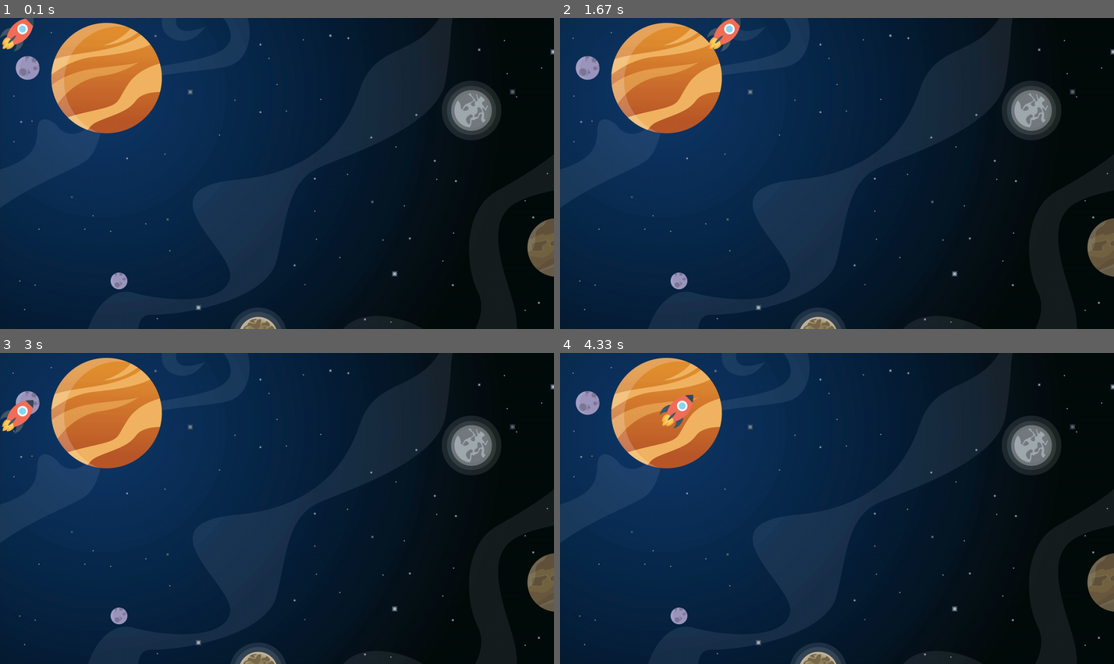
Above: before the commit, frames 1-4 (two rows, left to right).
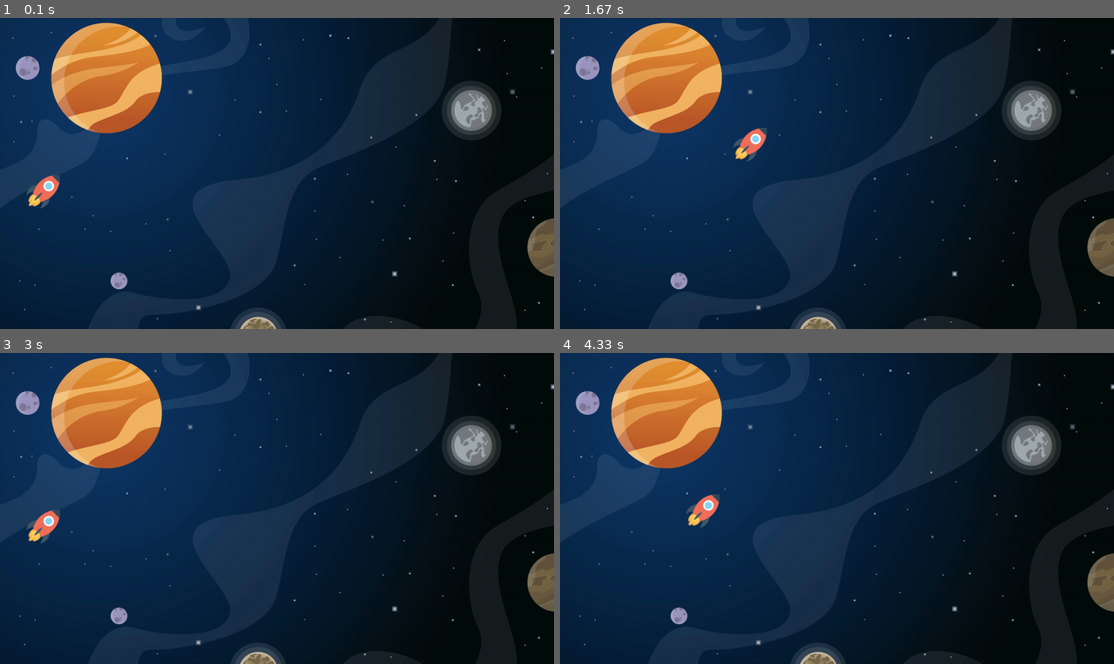
Above: after the commit, the same moments.

Repository: bastiendlf/GameOnline
Game: pygame game, started from setup_game.py
Same seed, same stepped clock (60 frames per second), same inputs: the game is played once before the commit and once after it.
Inputs:
- Up to frame 1 (0.1 s): no input
- Up to frame 2 (1.67 s): hold Right 0.33-0.8 s; hold Up 0.83-1.13 s; hold Right 1.17-1.63 s
- Up to frame 3 (3 s): hold Left 1.67-2.2 s; hold Down 2.23-2.53 s; hold Left 2.57-2.97 s
- Up to frame 4 (4.33 s): hold Up 3-3.37 s; hold Right 3.4-4.03 s; hold Down from 4.07 s (still down)

The runs differ from the first frame. In frame 1, 0.8% of the frame differs, in the area x 0-11%, y 0-62%; in frame 2, 0.8%; in frame 3, 0.8%, in the area x 0-11%, y 15-62%; in frame 4, 0.8%.

Commit message:
start implement server side game online

Diff:
--- a/NetworkClient.py
+++ b/NetworkClient.py
@@ -1,28 +1,28 @@
 import pickle
 import socket
-from network_constants import HEADER, PORT, FORMAT, SERVER, ADDRESS_SERVER, make_header, DISCONNECT_MESSAGE
+from network_constants import HEADER, PORT, FORMAT, SERVER_IP, ADDRESS_SERVER, make_header, DISCONNECT_MESSAGE
 
 
 class NetworkClient:
-    def __init__(self):
+    def __init__(self, username: str):
+        self.username = username
         self.client = socket.socket(socket.AF_INET, socket.SOCK_STREAM)
-        self.server = SERVER
+        self.server = SERVER_IP
         self.port = PORT
         self.address_server = ADDRESS_SERVER
-        self.player = self.connect()
-        print(self.player)
+        self.id_client = self.connect()
 
     def connect(self):
         try:
             self.client.connect(self.address_server)
-            return pickle.loads(self.client.recv(2048))
+            player_id = int(self.client.recv(8).decode(FORMAT))
+            print(f"Player ID {player_id}")
+            self.client.send(str.encode(self.username))
+            return player_id
         except OSError as msg:
             print(msg)
             self.client.close()
             self.client = None
-
-    def get_player(self):
-        return self.player
 
     def disconnect(self):
         self.client.close()
--- a/client.py
+++ b/client.py
@@ -2,7 +2,7 @@
 from NetworkClient import NetworkClient
 
 
-client = NetworkClient()
+client = NetworkClient("Bastien")
 
 print(client.send("hello from ME "))
 input()
--- a/game.py
+++ /dev/null
@@ -1,10 +0,0 @@
-import pygame
-from ship import Ship
-
-
-class Game:
-    def __init__(self, screen):
-        self.screen = screen
-
-    def check_collision(self, sprite, group):
-        return pygame.sprite.spritecollide(sprite, group, dokill=False, collided=pygame.sprite.collide_mask)
--- a/network_constants.py
+++ b/network_constants.py
@@ -1,8 +1,8 @@
-SERVER = "192.168.1.22"
+SERVER_IP = "192.168.1.22"
 PORT = 5050
 HEADER = 128
 FORMAT = 'utf-8'
-ADDRESS_SERVER = (SERVER, PORT)
+ADDRESS_SERVER = (SERVER_IP, PORT)
 DISCONNECT_MESSAGE = "!DISCONNECT"
 
 
--- a/server.py
+++ b/server.py
@@ -1,22 +1,11 @@
 import socket
 import threading
 import pickle
-from network_constants import SERVER, ADDRESS_SERVER, HEADER, DISCONNECT_MESSAGE, FORMAT, make_header
-
-server = socket.socket(socket.AF_INET, socket.SOCK_STREAM)
-try:
-    server.bind(ADDRESS_SERVER)
-except socket.error as e:
-    print(str(e))
-    print("[SERVER] Server could not start")
-    quit()
-
-connected = set()
-games = {}
-idCount = 0
+from network_constants import SERVER_IP, ADDRESS_SERVER, HEADER, DISCONNECT_MESSAGE, FORMAT, make_header
+from ship import Ship
 
 
-def handle_client(conn, address):
+def handle_client(conn: socket, address: tuple):
     conn.send(pickle.dumps(f"Welcome to server {ADDRESS_SERVER[0]}"))
 
     client_pc_name = socket.gethostbyaddr(str(address[0]))[0]
@@ -41,20 +30,57 @@
     conn.close()
 
 
-def threaded_client(conn, player_number, gameID):
-    # TODO implement function
-    pass
+def threaded_client(conn: socket, address: tuple, _clientID: int):
+    """
+    runs a new thread for each player connected to server
+    :param conn: new client's socket object
+    :param address: client's address (ip, port)
+    :param _clientID: client id (int)
+    :return: None
+    """
+    global connections, players
+
+    current_id = _clientID
+
+    conn.send(str.encode(str(current_id)))
+    username = conn.recv(16).decode(FORMAT)
+
+    print(f"[LOG] {str(address[0])} connected, username {username}")
+
+    players[current_id] = Ship(username, 0, 0)
+
+    connected = True
+    while connected:
+        pass
 
 
 def start():
     server.listen()
-    print(f"[LISTENING] Server is listening on {SERVER}")
+    print(f"[LISTENING] Server is listening on {SERVER_IP}")
+    global _idCount
+
     while True:
         conn, address = server.accept()  # wait for a new client to connect
+
+        _idCount += 1
+        print(f"[ACTIVE CONNECTIONS] {_idCount}")
         thread = threading.Thread(target=handle_client, args=(conn, address))  # Start a new thread for each client
         thread.start()
-        print(f"[ACTIVE CONNECTIONS] {threading.active_count() - 1}")
 
 
-print(f"[STARTING] Server is starting with ip {SERVER}")
-start()
+if __name__ == "__main__":
+
+    connections = set()
+    players = {}
+    _idCount = 0
+
+    server = socket.socket(socket.AF_INET, socket.SOCK_STREAM)
+
+    try:
+        server.bind(ADDRESS_SERVER)
+        print(f"[STARTING] Server is starting with ip {SERVER_IP}")
+        start()
+    except socket.error as e:
+        print(str(e))
+        print("[SERVER_IP] Server could not start")
+        quit()
--- a/setup.py
+++ b/setup_game.py
@@ -1,7 +1,6 @@
-import pygame
 import os
+
 from game_data import *
-from game import Game
 from ship import Ship
 
 pygame.init()
@@ -10,8 +9,6 @@
 GAME_WINDOW = pygame.display.set_mode((SCREEN_WIDTH, SCREEN_HEIGHT))
 pygame.display.set_caption("Rocket Bastien")
 
-game = Game(GAME_WINDOW)
-
 
 def redraw_window(screen: pygame.Surface, players: pygame.sprite.Group):
     screen.blit(images["bg"], (0, 0))
@@ -19,12 +16,15 @@
     pygame.display.flip()
 
 
+def check_collision(sprite: pygame.sprite.Sprite, group: pygame.sprite.Group):
+    return pygame.sprite.spritecollide(sprite, group, dokill=False, collided=pygame.sprite.collide_mask)
+
+
 def main():
     run = True
     clock = pygame.time.Clock()
-    player_ID = 0
     players = pygame.sprite.Group()
-    players.add(Ship(game))
+    players.add(Ship("bastien", x=50, y=300))
 
     while run:
         clock.tick(60)
--- a/ship.py
+++ b/ship.py
@@ -3,22 +3,29 @@
 
 
 class Ship(pygame.sprite.Sprite):
-    def __init__(self, Game, x: int = 0, y: int = 0):
+    def __init__(self, username: str, x: int = 0, y: int = 0):
+        """
+        Creates a ship for rocket.io game. One rocket = 1 player
+        :param username: string
+        :param x: int
+        :param y: int
+        """
 
         super().__init__()
 
+        self.username = username
+
         # Display settings
-        self.game = Game
-        self.screen = self.game.screen
-        self.screenWidth, self.screenHeight = self.screen.get_rect().size
+        self.screenWidth = SCREEN_WIDTH
+        self.screenHeight = SCREEN_HEIGHT
         self.image = images["ship"]
         self.rect = self.image.get_rect()
         self.width = self.image.get_width()
         self.height = self.image.get_height()
 
         # Position settings
-        self.rect.x = x
-        self.rect.y = y
+        self.rect.x = x if x < self.screenWidth + self.width else 0
+        self.rect.y = y if y < self.screenHeight + self.height else 0
 
         # Movement settings
         self.velocity = 5
